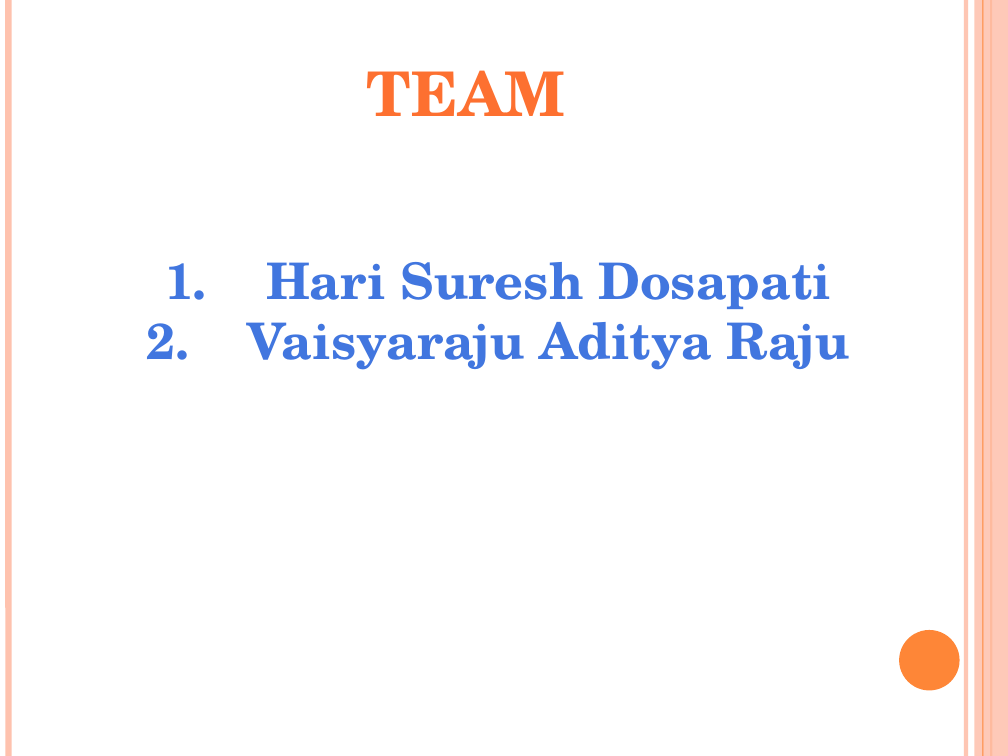
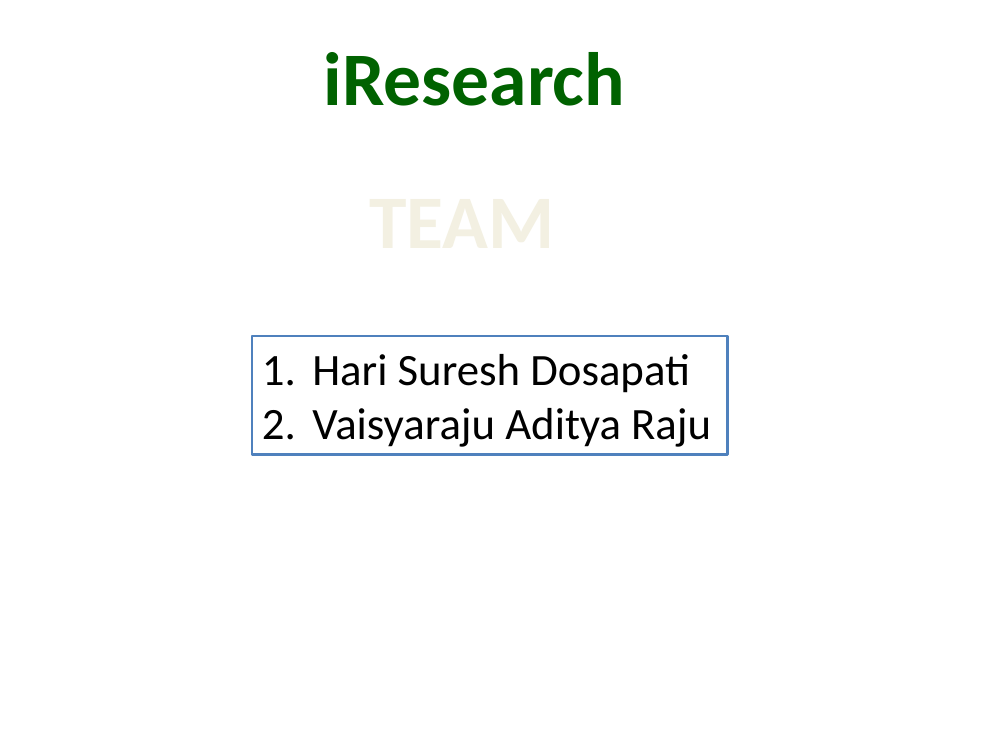
Before and after one commit to AdityaRaju/StoryBoard, a slide deck: slide 7 of web/ppt/Iresearch.pptx (slide 4 before the commit). Drawn at 1008x756 pixels with LibreOffice and Linux fonts; fonts in the diff are those of the drawing. Boxes give left, top, right and bottom in pixels: in the first picture for what was removed or moved away, otherwise in the second. Text is boxed around its words. In the diff, an @@ line names an element or a change of style, - is before the commit and + after.

```diff
--- a/web/ppt/Iresearch.pptx
+++ b/web/ppt/Iresearch.pptx
@@ line removed from (8, 0) to (8, 756) @@
@@ line removed from (966, 0) to (966, 756) @@
@@ rectangle removed at box(975, 0, 1008, 756) @@
@@ line removed from (983, 0) to (983, 756) @@
@@ line removed from (991, 0) to (991, 756) @@
@@ text added at box(324, 52, 625, 106), 54 pt, text #006200, bold @@
+iResearch
@@ text removed at box(367, 70, 565, 116) @@
-TEAM
@@ rectangle added at box(235, 168, 688, 270), fill #FFFFFF @@
@@ rectangle "Hari Suresh Dosapati": place and size @@
-rectangle "Hari Suresh Dosapati" at box(248, 262, 850, 370)
+rectangle "Hari Suresh Dosapati" at box(252, 336, 728, 455)
@@ rectangle "Hari Suresh Dosapati" at box(252, 336, 728, 455): size 36 to 32 pt, font TeX Gyre Schola to Calibri, text colour gradient #95B4FF to #4275DF to #2361D4 to #000000, bold off; alignment centre to left; indent changed; fill none to #FFFFFF; outline none to #4F81BD 2 pt @@
@@ ellipse removed at box(899, 630, 960, 690) @@
```
Also in this commit, not shown: 2 other slides changed, 5 slides added, 2 slides removed, 3 other files.
